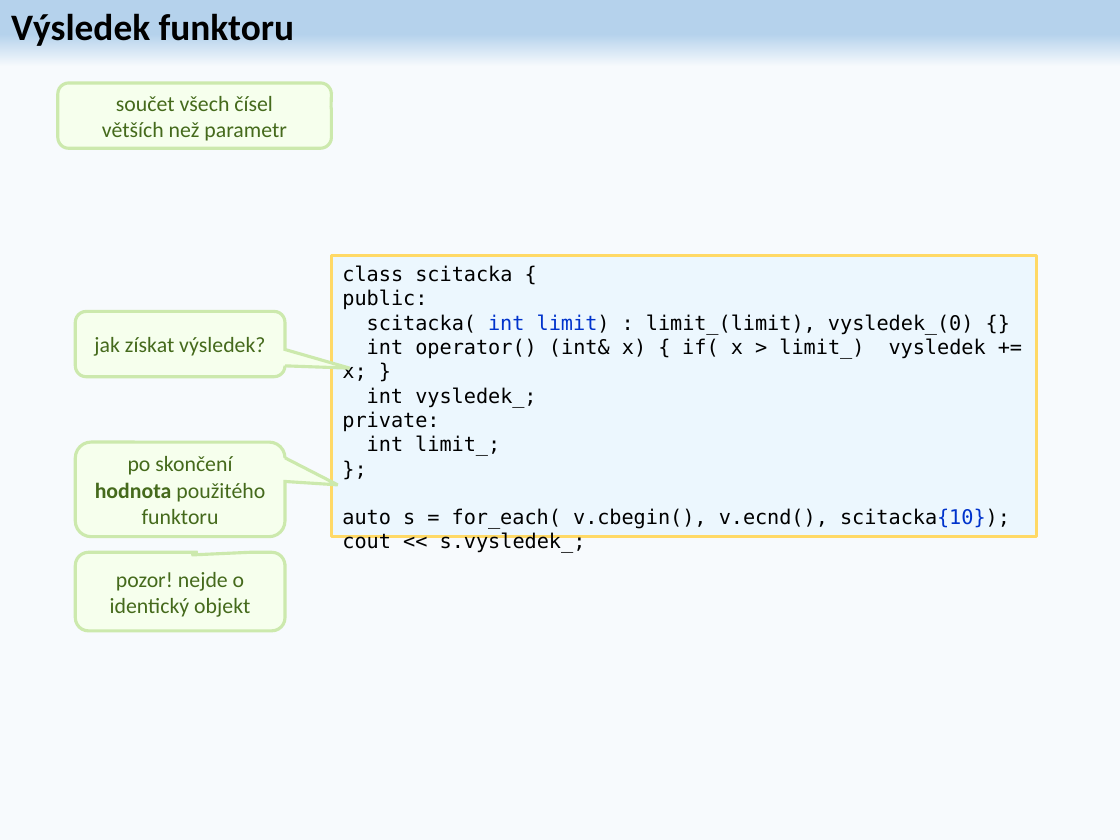
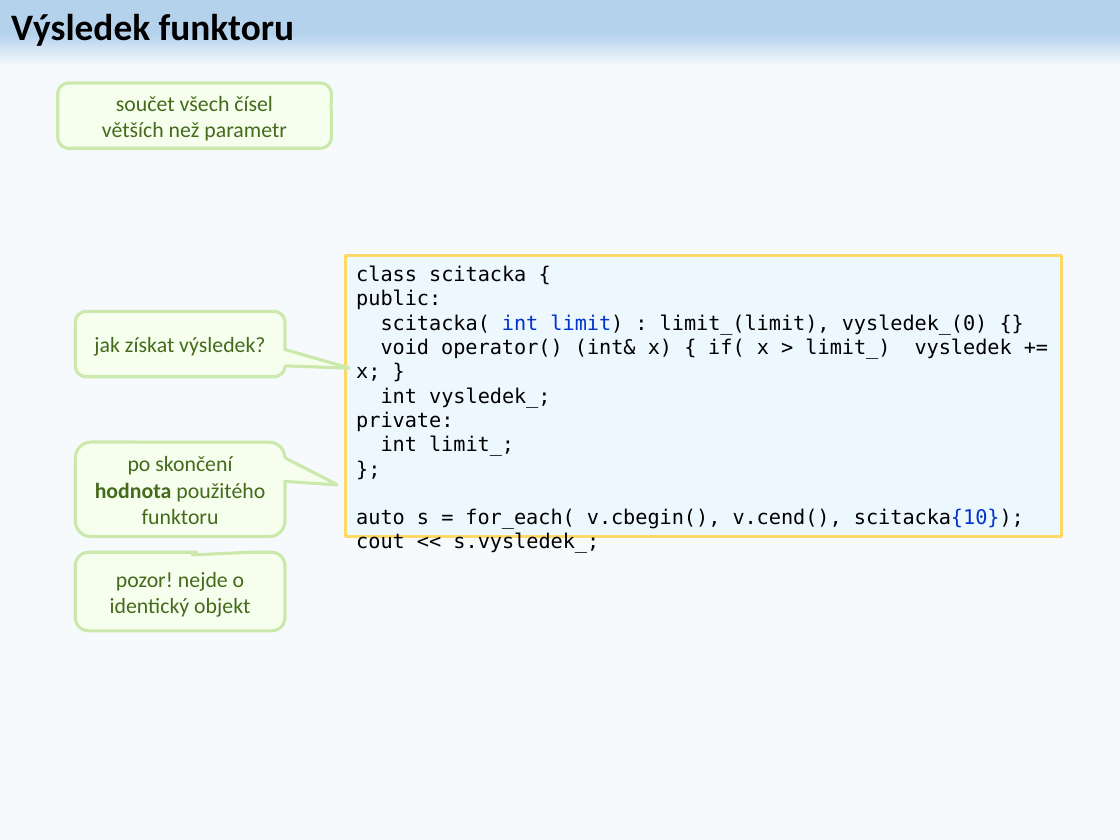
Before and after one commit to damodarak/BANG, a slide deck: slide 50 of CvCpp.pptx. Drawn at 1120x840 pixels with LibreOffice and Linux fonts; fonts in the diff are those of the drawing. Boxes give left, top, right and bottom in pixels: in the first picture for what was removed or moved away, otherwise in the second. Text is boxed around its words. In the diff, an @@ line names an element or a change of style, - is before the commit and + after.

```diff
--- a/CvCpp.pptx
+++ b/CvCpp.pptx
@@ rectangle "class scitacka {": place and size @@
-rectangle "class scitacka {" at [332, 255, 1036, 536]
+rectangle "class scitacka {" at [345, 255, 1062, 536]
@@ text in rectangle at [356, 338, 1012, 381]: text changed @@
-int operator() (int& x) { if( x > limit_) vysledek += x; }
+void operator() (int& x) { if( x > limit_) vysledek += x; }
@@ text in rectangle at [356, 508, 1024, 529]: text changed @@
-auto s = for_each( v.cbegin(), v.ecnd(), scitacka{10});
+auto s = for_each( v.cbegin(), v.cend(), scitacka{10});
```
Also in this commit, not shown: 2 other slides changed, 2 other files.
